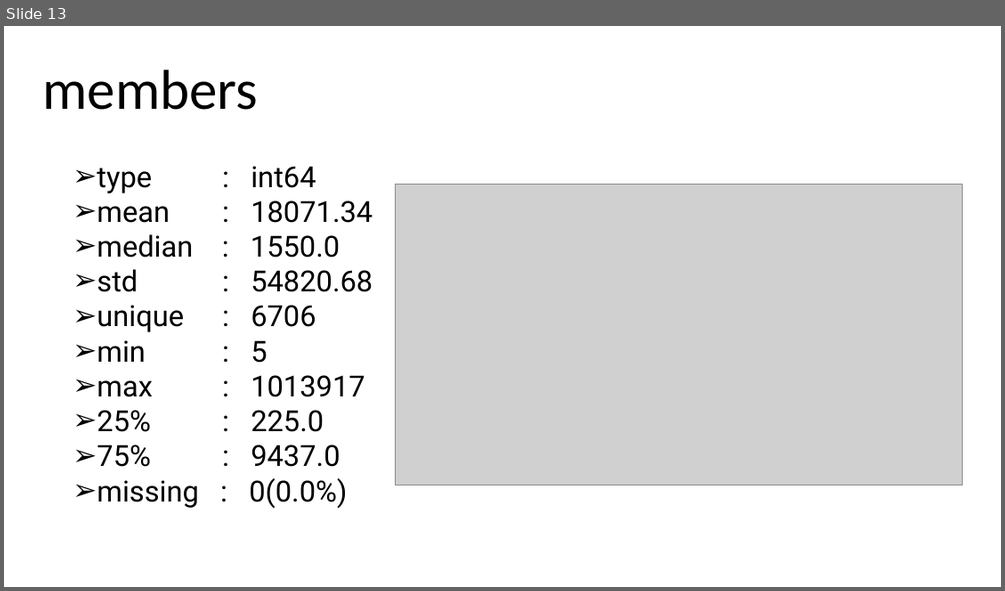
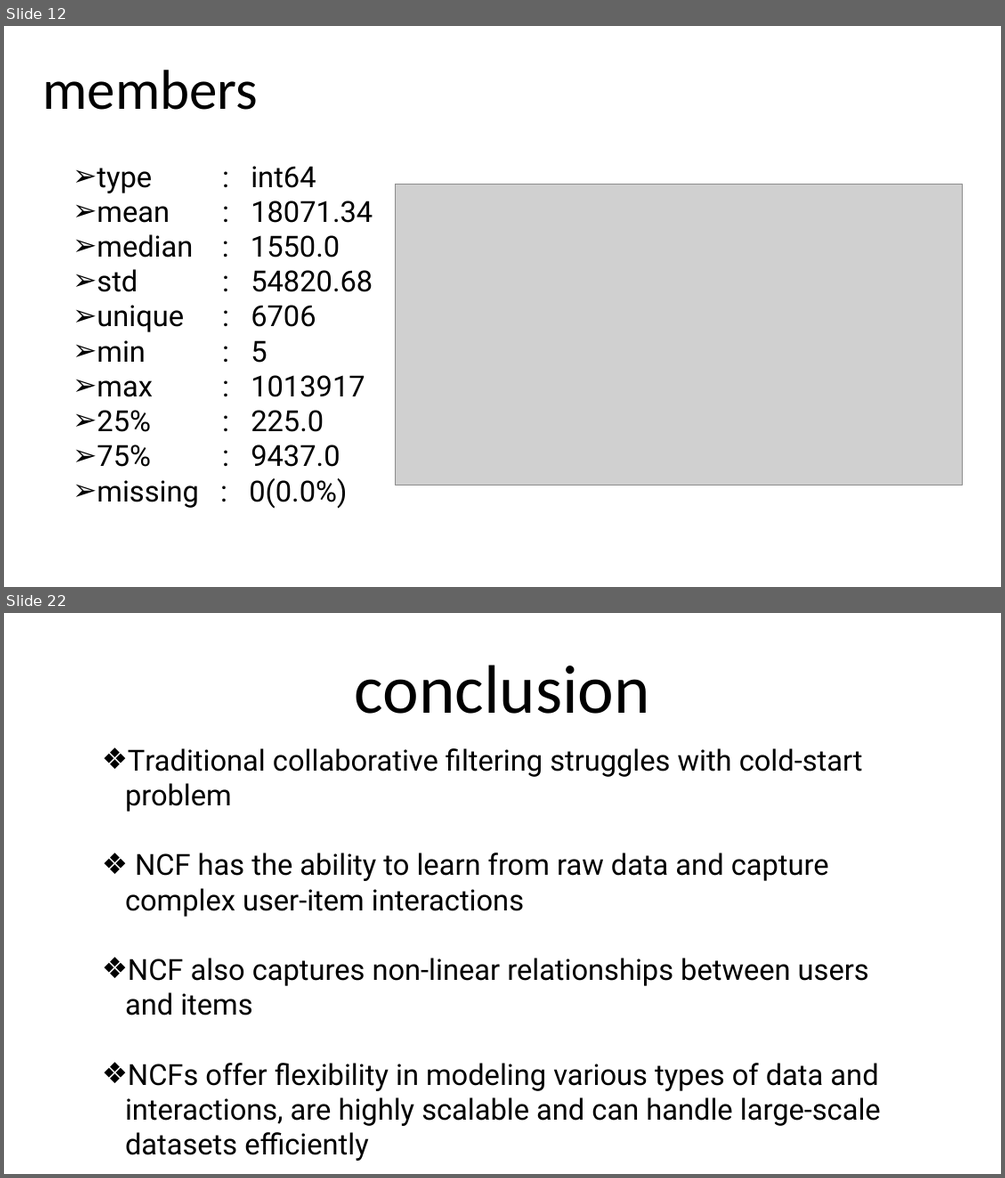
Before and after one commit to kunal-mallick/Anime_Recommendations_System, a slide deck: ARS Presentation.pptx. Shown one above the other, each under a label of ours: slide 13 before the commit, slides 12 and 22 after it; the slides between them are not shown. The pictures are 1005x591 and 1005x1178 pixels, drawn with LibreOffice and Linux fonts; fonts in the diff are those of the drawing; grey boxes stand for pictures. Boxes give left, top, right and bottom in pixels: in the first picture for what was removed or moved away, otherwise in the second. Text is boxed around its words. In the diff, an @@ line names an element or a change of style, - is before the commit and + after.

```diff
--- a/ARS Presentation.pptx
+++ b/ARS Presentation.pptx
@@ slide 22 added at (4,613,1001,1174), background #FFFFFF @@
@@ text added at (355,665,650,714), 66 pt, text #000000 @@
+conclusion
@@ text added at (125,748,881,1160), 28 pt, text #000000 @@
+❖ Traditional collaborative filtering struggles with cold-start problem
+❖ NCF has the ability to learn from raw data and capture complex user-item interactions
+❖ NCF also captures non-linear relationships between users and items
+❖ NCFs offer flexibility in modeling various types of data and interactions, are highly scalable and can handle large-scale datasets efficiently
@@ what was slide 13 is now slide 12 @@
```
Also in this commit, not shown: 1 slide changed, 11 other slides added, 1 slide removed, 7 other files.
